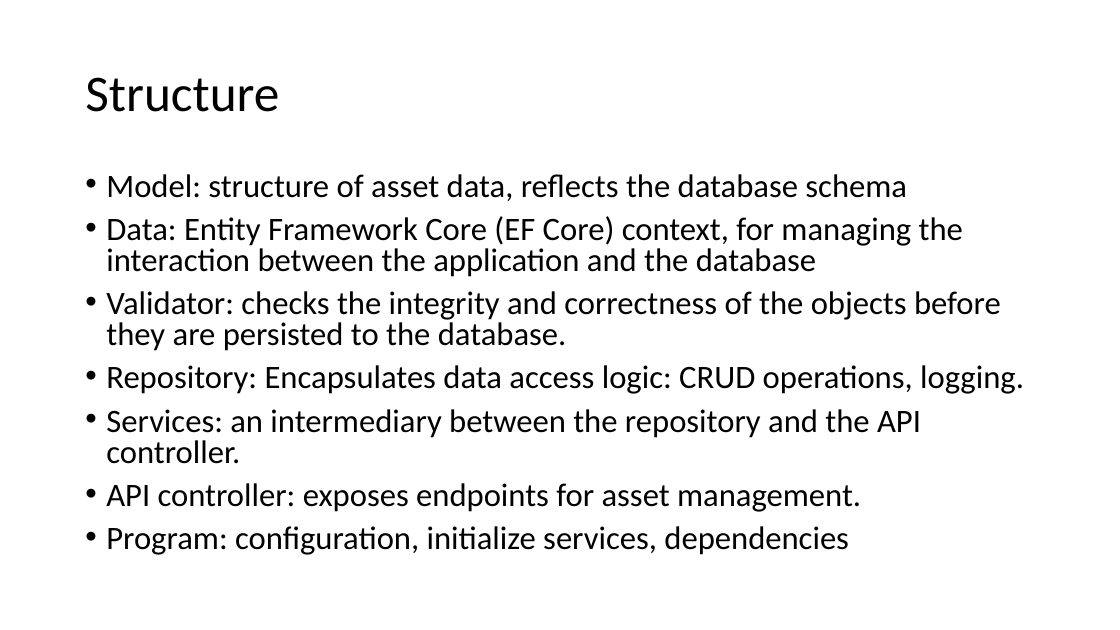
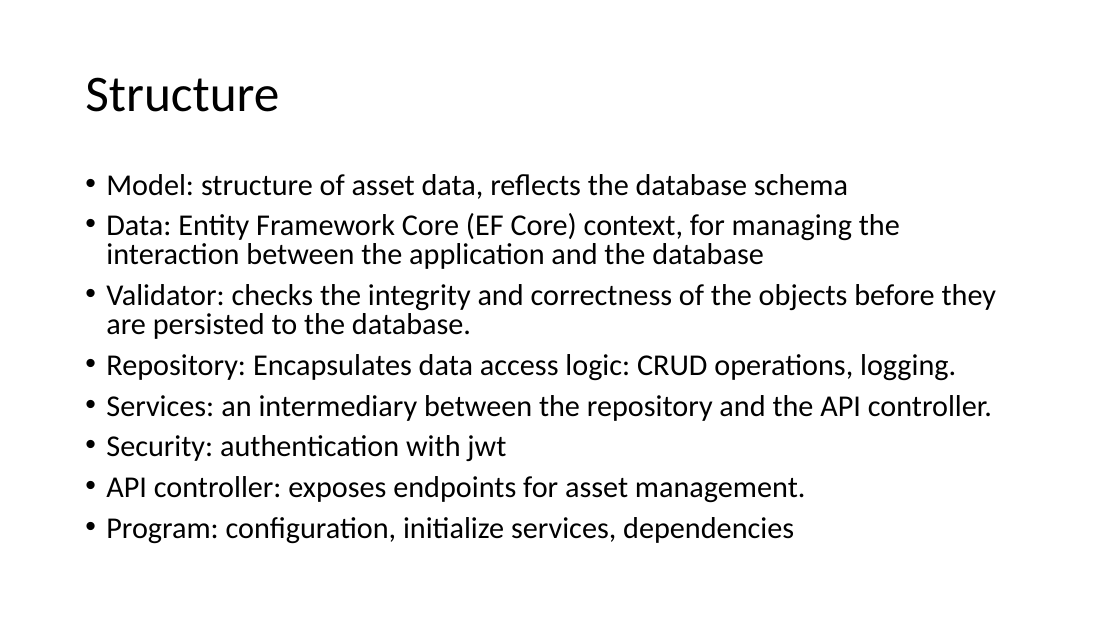
Before and after one commit to Lejuan60606/PlayGoodSolution, a slide deck: slide 1 of Presentation1.pptx. Drawn at 1120x630 pixels with LibreOffice and Linux fonts; fonts in the diff are those of the drawing. Boxes give left, top, right and bottom in pixels: in the first picture for what was removed or moved away, otherwise in the second. Text is boxed around its words. In the diff, an @@ line names an element or a change of style, - is before the commit and + after.

```diff
--- a/Presentation1.pptx
+++ b/Presentation1.pptx
@@ text at box(106, 174, 996, 544): size 28 to 25.9 pt @@
@@ text at box(106, 435, 506, 461): paragraph added @@
+• Security: authentication with jwt
```
Also in this commit, not shown: 2 slides added.
